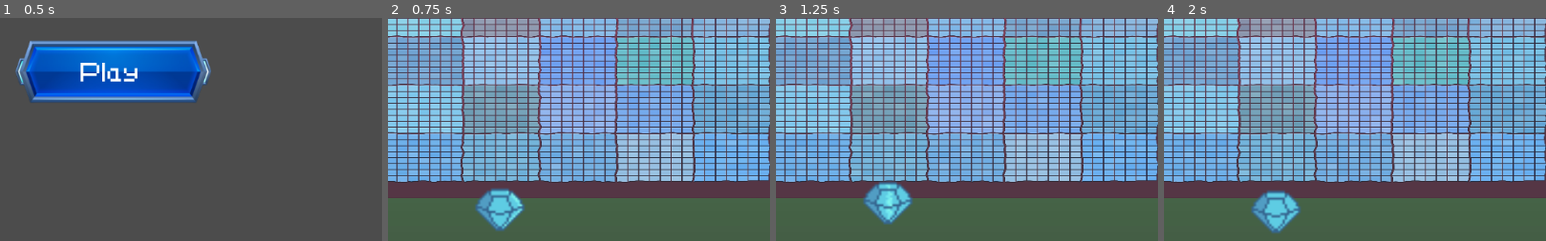
Above: before the commit, frames 1-4 (left to right).
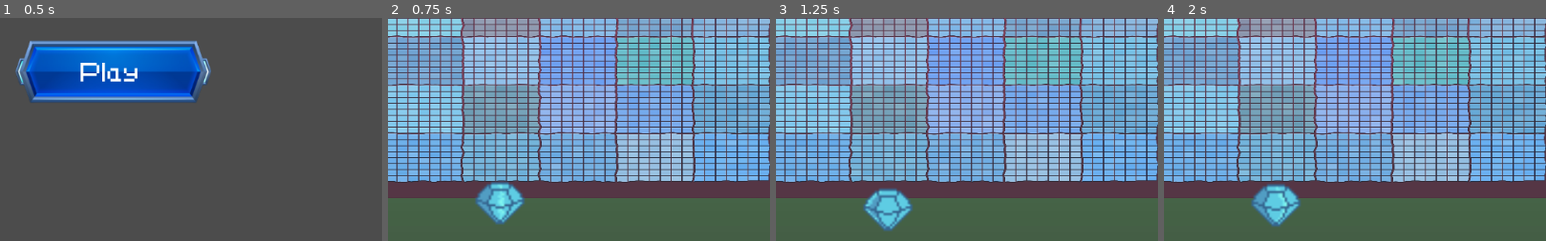
Above: after the commit, the same moments.

Repository: 2023M1T8-Inteli/grupo3
Game: Godot game, scene res://cenas/menu/Menu.tscn
Same seed, same stepped clock (60 frames per second), same inputs: the game is played once before the commit and once after it. The engine's default icon, where the game draws it, is replaced by a stand-in: a white triangle on a blue panel in a dark square.
Inputs:
- Up to frame 1 (0.5 s): no input
- Up to frame 2 (0.75 s): click "Play" at 0.5 s
- Up to frame 3 (1.25 s): no input
- Up to frame 4 (2 s): hold Right (ui_right) from 1.28 s (still down)
The pictures show only the part of the screen within x 35-85%, y 49-99%; the shares and areas given below are measured in that part.

Frame 1 is identical in both runs. In frame 2, 1.6% of the frame differs, in the area x 22-36%, y 73-96%; in frame 3, 1.6%; in frame 4, 1.5%.

Commit message:
Delimitação da tela
Retirei a delimitação da tela ao adentrar a cena do mapa principal

Diff:
--- a/src/Projeto-MR.Vtal/cenas/tutorial/tutorial.tscn
+++ b/src/Projeto-MR.Vtal/cenas/tutorial/tutorial.tscn
@@ -83,7 +83,7 @@
 position = Vector2( -0.271179, 1.62711 )
 scale = Vector2( 0.804555, 0.804555 )
 frames = SubResource( 10 )
-frame = 1
+frame = 4
 playing = true
 
 [node name="CanvasLayer" type="CanvasLayer" parent="."]
@@ -113,7 +113,7 @@
 position = Vector2( 70, -26 )
 scale = Vector2( 4.77295, 4.77295 )
 frames = SubResource( 10 )
-frame = 1
+frame = 4
 playing = true
 
 [node name="TextureButton" type="TextureButton" parent="dialogo"]
--- a/src/Projeto-MR.Vtal/global.gd
+++ b/src/Projeto-MR.Vtal/global.gd
@@ -22,6 +22,9 @@
 
 var controle_tela = true
 
+func tela():
+	controle_tela = false
+
 var speed = 300
 # Called when the node enters the scene tree for the first time.
 func _ready():
--- a/src/Projeto-MR.Vtal/scripts/player/Jogador.gd
+++ b/src/Projeto-MR.Vtal/scripts/player/Jogador.gd
@@ -7,12 +7,7 @@
 var screen_size #variável pra definir o tamanho da tela
 var control = true
 var controle_tela = Global.controle_tela
-var vidas = 100
-var tesouro = 0
-var interactDist = 80
 var vel = Vector2.ZERO
-var facingDir = Vector2()
-onready var raycast = $RayCast2D
 
 func _ready() -> void:
 	screen_size = get_viewport_rect().size #Define o tamanho da tela
@@ -25,16 +20,12 @@
 		vel = Vector2.ZERO
 		if Input.is_action_pressed('ui_up'):
 			vel.y-= 1
-			facingDir = Vector2(0,-1)
 		if Input.is_action_pressed("ui_down"):
 			vel.y += 1
-			facingDir = Vector2(0,1)
 		if Input.is_action_pressed("ui_left"):
 			vel.x -= 1
-			facingDir = Vector2(-1,0)
 		if Input.is_action_pressed("ui_right"):
 			vel.x += 1
-			facingDir = Vector2(1,0)
 		move_and_slide(vel * speed, Vector2.ZERO)
 		if vel.x != 0:
 			$Animacao.play()
@@ -49,16 +40,17 @@
 				$Animacao.animation = 'baixo'
 		else:
 			$Animacao.stop()
-	if controle_tela == true:
-		position.x = clamp(position.x, 0, screen_size.x) #Define o limite horizontal da tela
-		position.y = clamp(position.y, 0, screen_size.y) #Define o limite vertical da tela
+		if controle_tela == false:
+			print('hey')
+		else:
+			position.x = clamp(position.x, 0, screen_size.x) #Define o limite horizontal da tela
+			position.y = clamp(position.y, 0, screen_size.y) #Define o limite vertical da tela
 
 func _on_Diamante_body_entered(body):
 	speed = 0
 	control = false
 	$Animacao.stop()
-	controle_tela == false
-
+	Global.tela()
 func _on_Situao1_body_entered(body):
 	control = false
 	$Animacao.stop()
